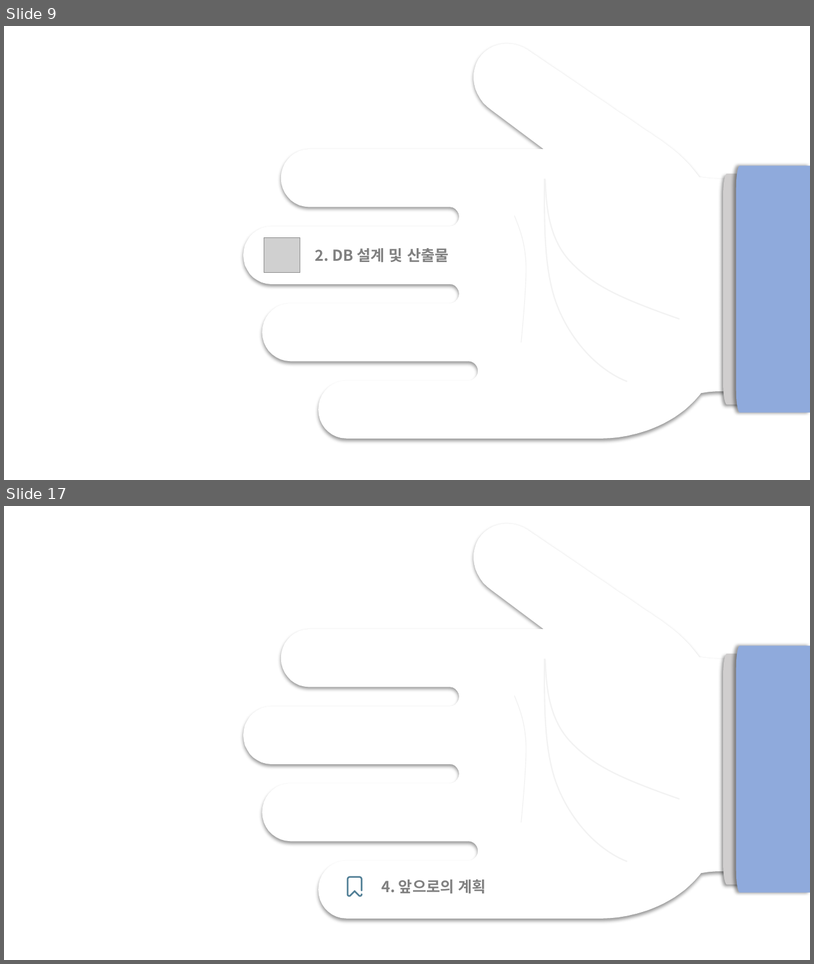
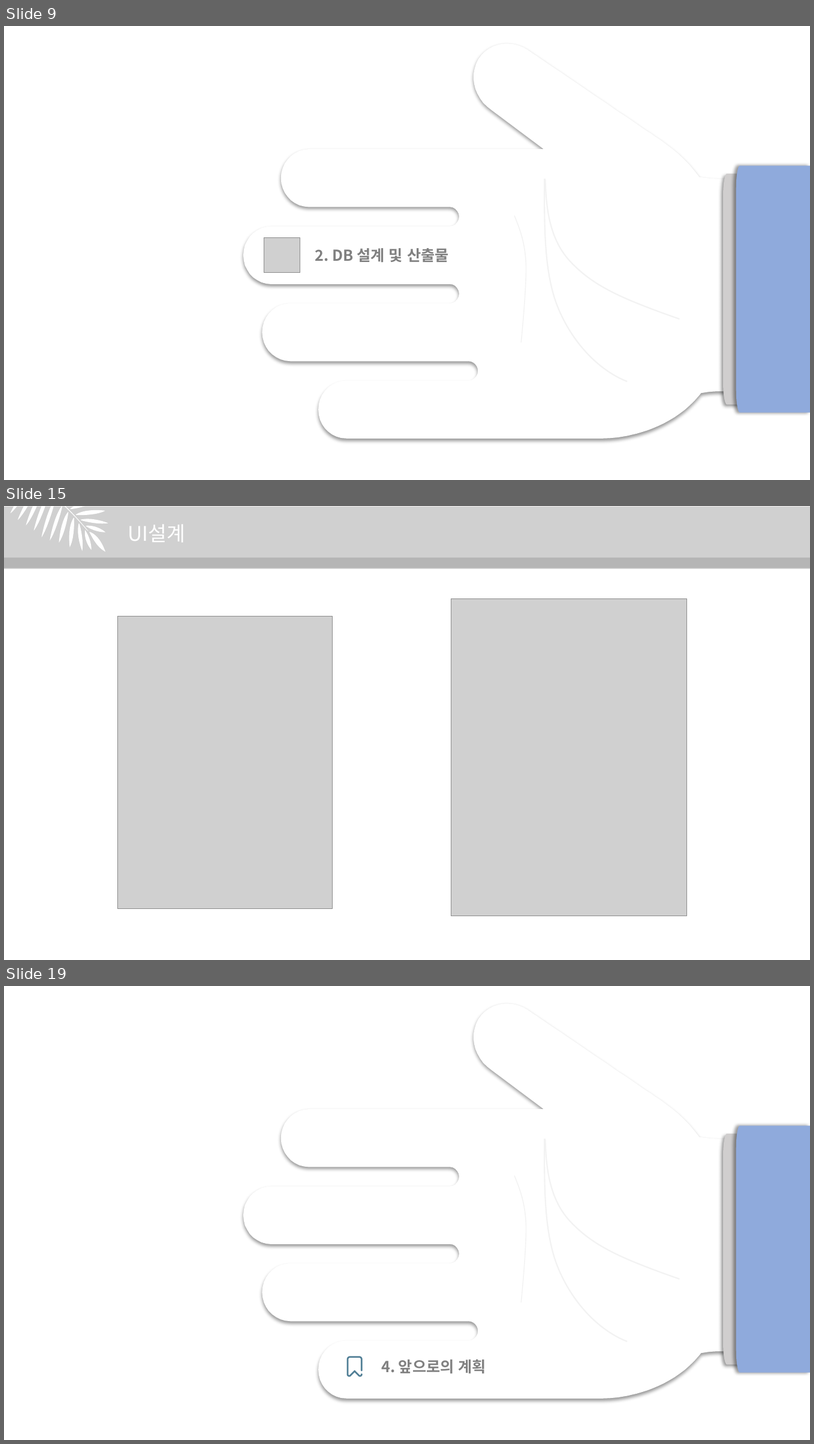
Before and after one commit to juhyeonjong2/EzenCompany, a slide deck: Documents/8. 발표/1. 중간발표/중간발표.pptx. Shown one above the other, each under a label of ours: slides 9 and 17 before the commit, slides 9, 15 and 19 after it; the slides between them are not shown. The pictures are 814x964 and 814x1444 pixels, drawn with LibreOffice and Linux fonts; fonts in the diff are those of the drawing; grey boxes stand for pictures. Boxes give left, top, right and bottom in pixels: in the first picture for what was removed or moved away, otherwise in the second. Text is boxed around its words. In the diff, an @@ line names an element or a change of style, - is before the commit and + after.

```diff
--- a/Documents/8. 발표/1. 중간발표/중간발표.pptx
+++ b/Documents/8. 발표/1. 중간발표/중간발표.pptx
@@ slide 15 added at (x1=4, y1=506, x2=810, y2=960), background #FFFFFF @@
@@ rectangle added at (x1=4, y1=507, x2=810, y2=567), fill #D0CECE @@
@@ picture added at (x1=4, y1=507, x2=810, y2=568), 24 pt, text #FFFFFF @@
+      UI설계
@@ freeform shape added at (x1=4, y1=506, x2=108, y2=552), fill #FFFFFF @@
@@ rectangle added at (x1=4, y1=558, x2=810, y2=568), fill #000000 at 13% opacity @@
@@ picture added at (x1=451, y1=598, x2=687, y2=916) @@
@@ picture added at (x1=118, y1=616, x2=332, y2=908) @@
@@ what was slide 17 is now slide 19 @@
```
Also in this commit, not shown: 12 slides changed, 5 other slides added, 3 slides removed.
